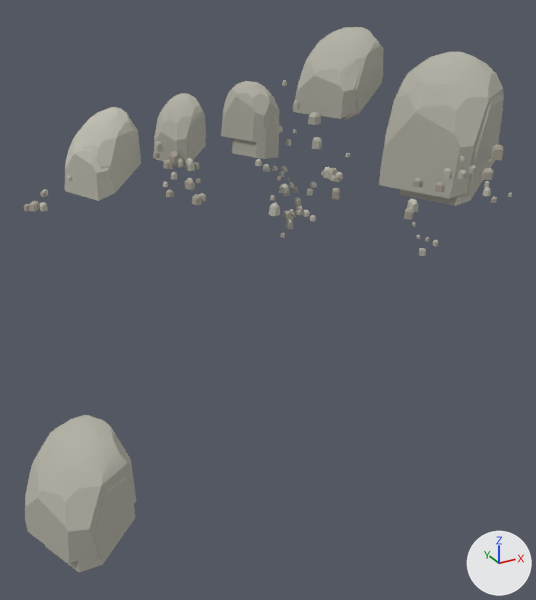
A saved change to the glTF model shared/geometry/granite/bedrock_4_4.glb.
The view is the same before and after, from a camera (50 mm lens) standing at (1945.0, 1774.0, 1253.0) and looking at (2300.0, 2420.0, 930.0). Every picture has the same lights, and +X, +Y and +Z are marked at lower right. The first picture is the older version. Vertices at exactly the same position are counted once.

In view in the first picture: 'granite_bedrock'.
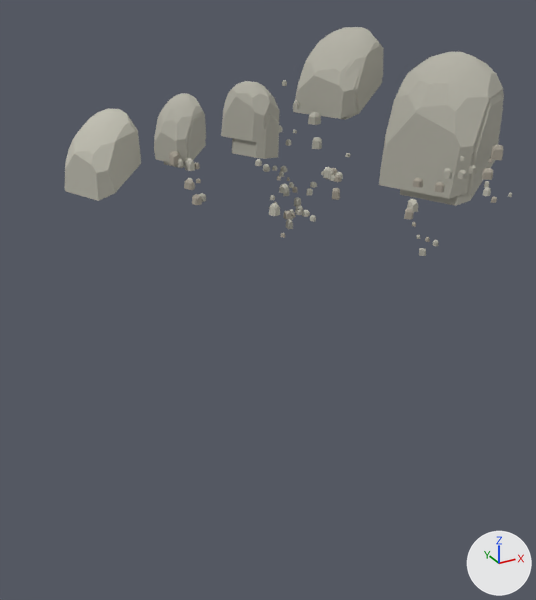
Boxes [x1, y1, x2, y2] around the edits, measured in the pictures (536 x 600 px):
'granite_bedrock', reshaped (8% narrower, 58% shorter): before [24, 27, 512, 573]; after [65, 27, 512, 256]
part 1 of me_granite_bedrock, deleted: before [24, 107, 177, 573]

The change, as a list of edits to the scene's bpy script:
```text
Change me_granite_bedrock:
    used by ob_granite_bedrock; location = (0.0, 0.0, 0.0)
    remove me_granite_bedrock.from_pydata(...)  # 4192 vertices, 7980 faces; spans x 2014.0..2577.0, y 2298.0..2593.0, z 758.0..1195.0
    add me_granite_bedrock.from_pydata(...)  # 3410 vertices, 6488 faces; spans x 2132.0..2577.0, y 2302.0..2593.0, z 984.0..1195.0
    me_granite_bedrock part 1: 18 loose pieces with 782 vertices, spanning x 2014.0..2221.0, y 2298.0..2576.0, z 758.0..1125.0, are deleted
```
